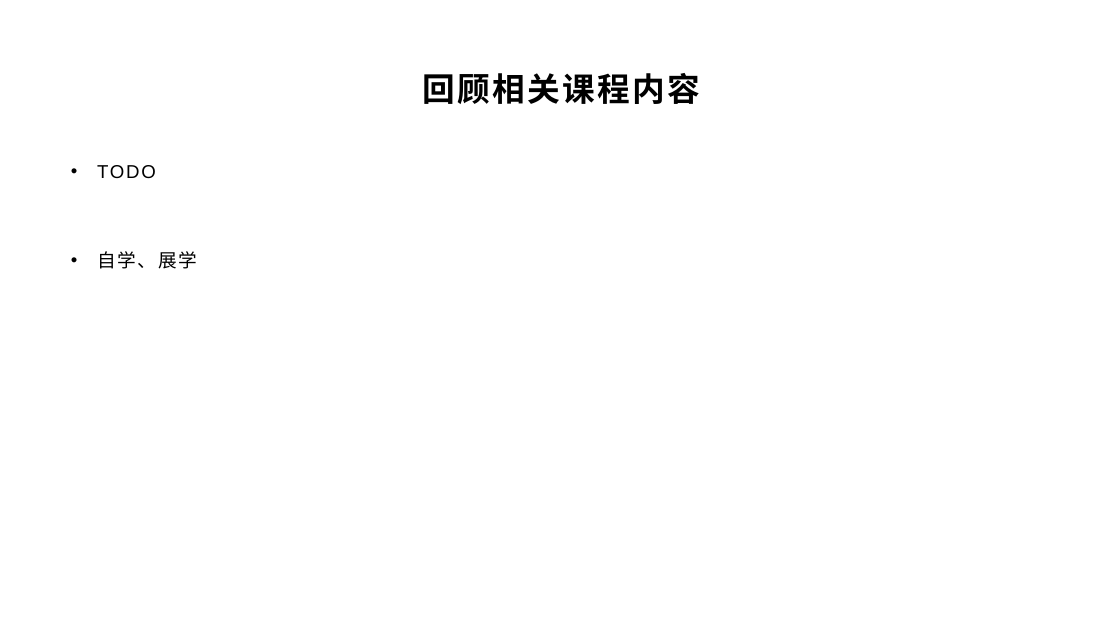
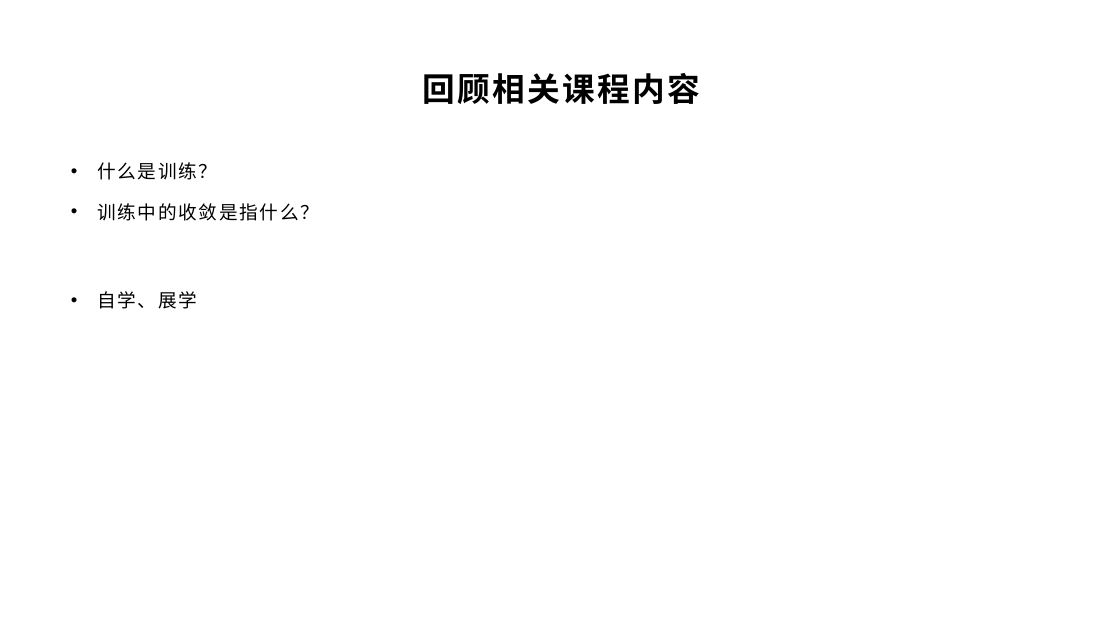
Before and after one commit to yyc-git/DeepLearningEdu, a slide deck: slide 4 of lessons/6_softmax/ppt/使用交叉熵损失函数和Softmax激活函数.pptx. Drawn at 1120x630 pixels with LibreOffice and Linux fonts; fonts in the diff are those of the drawing; background and template pictures are left out. Boxes give left, top, right and bottom in pixels: in the first picture for what was removed or moved away, otherwise in the second. Text is boxed around its words. In the diff, an @@ line names an element or a change of style, - is before the commit and + after.

```diff
--- a/lessons/6_softmax/ppt/使用交叉熵损失函数和Softmax激活函数.pptx
+++ b/lessons/6_softmax/ppt/使用交叉熵损失函数和Softmax激活函数.pptx
@@ text at (97,162,319,221): text changed @@
-• TODO
+• 什么是训练？
+• 训练中的收敛是指什么？
```
Also in this commit, not shown: 7 other slides changed, 27 other files.
